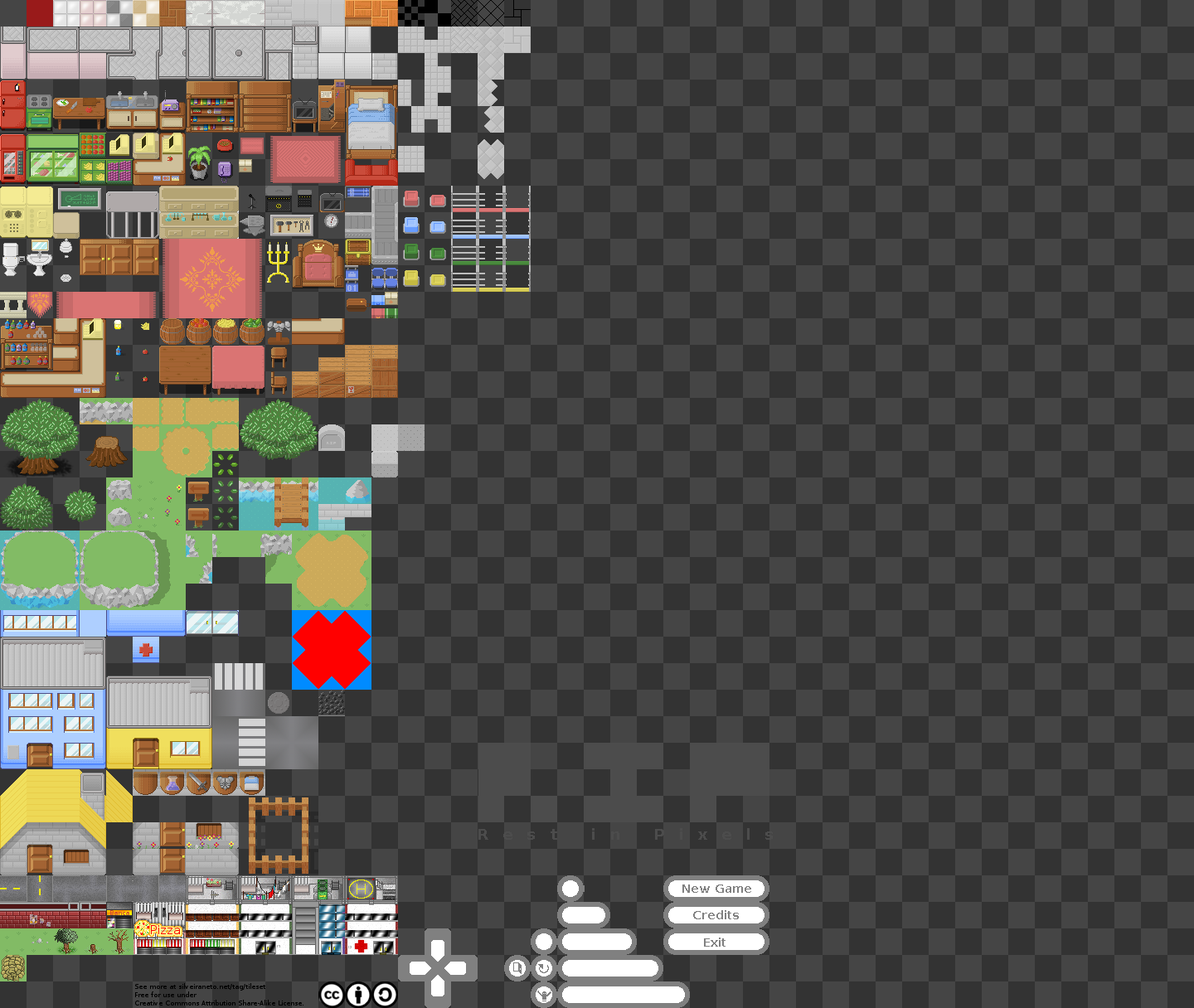
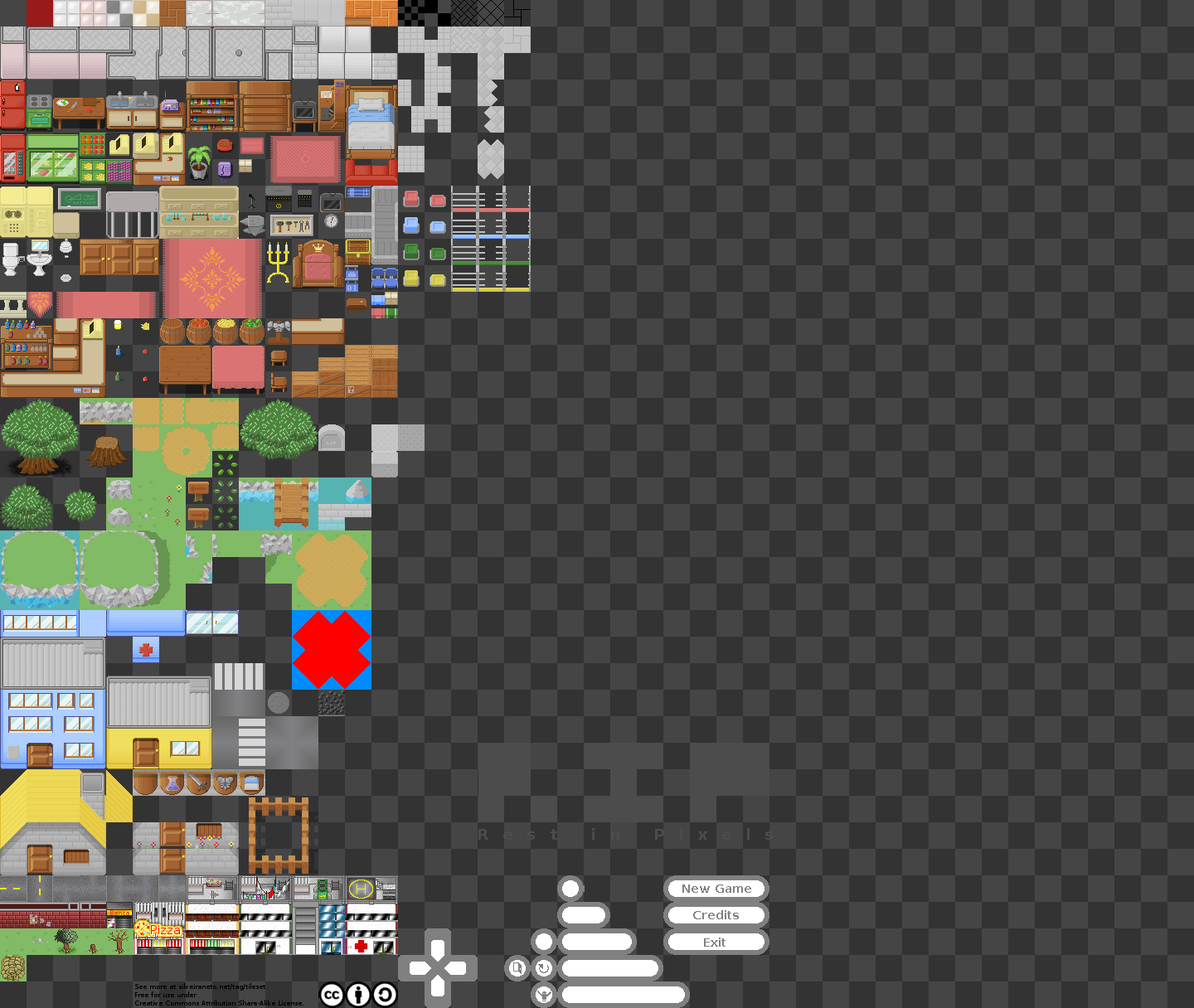
Layer changes from the first 1194×1008 image to the second:
painted on "Background" over [271, 347, 287, 395]
